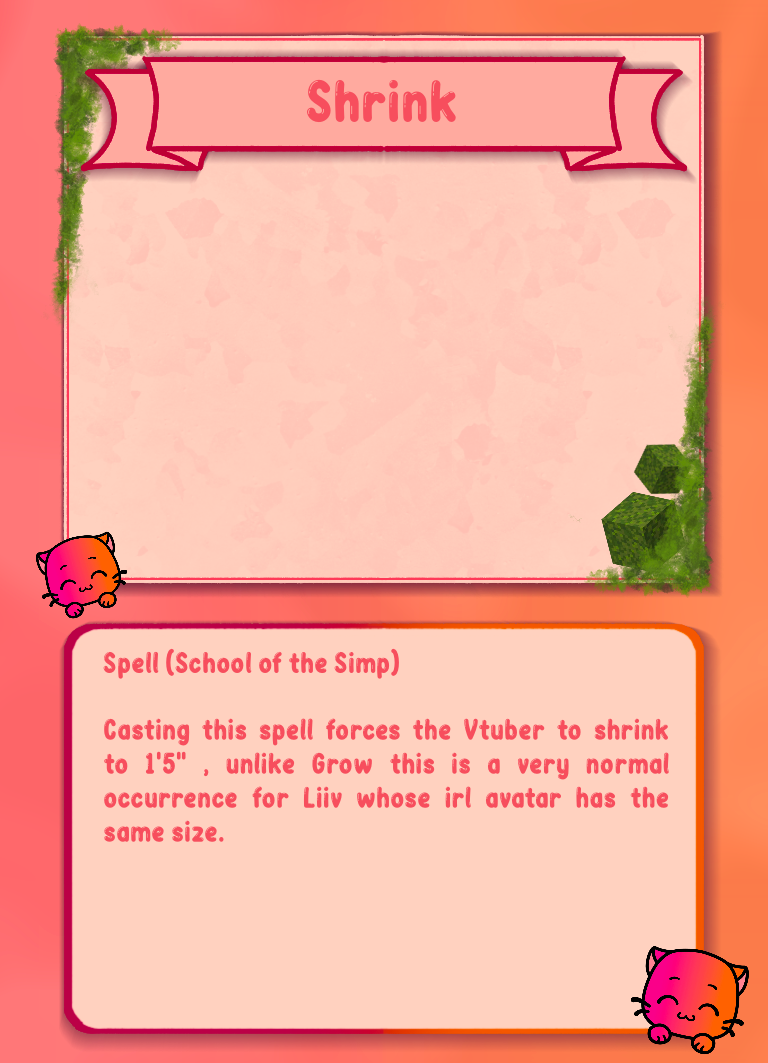
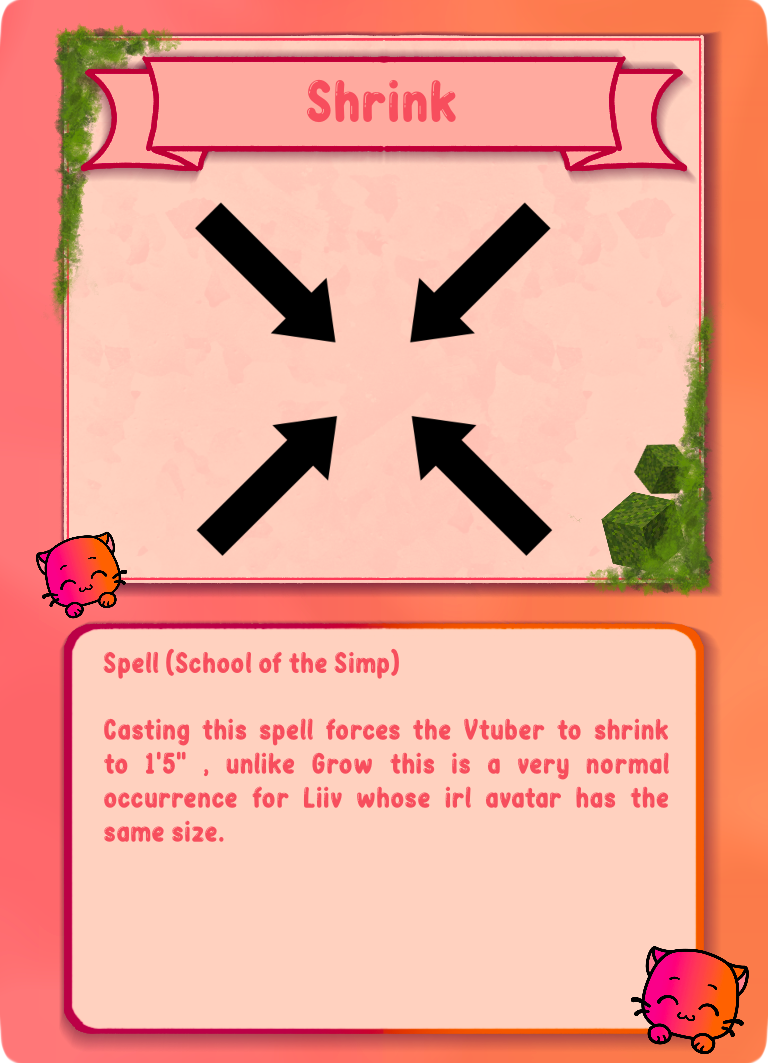
Revision of a layered 768x1063 image; what changed, layer by layer:
added layer "shrink.png" above "Shrink" over [194, 202, 553, 556]
painted on "plainCardBackground.png" over [0, 0, 768, 1063]
